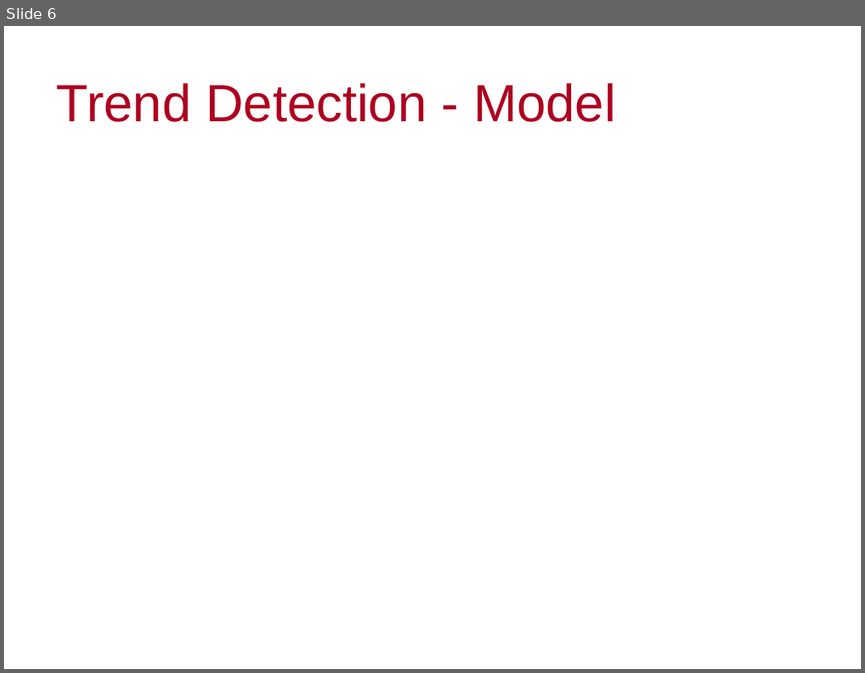
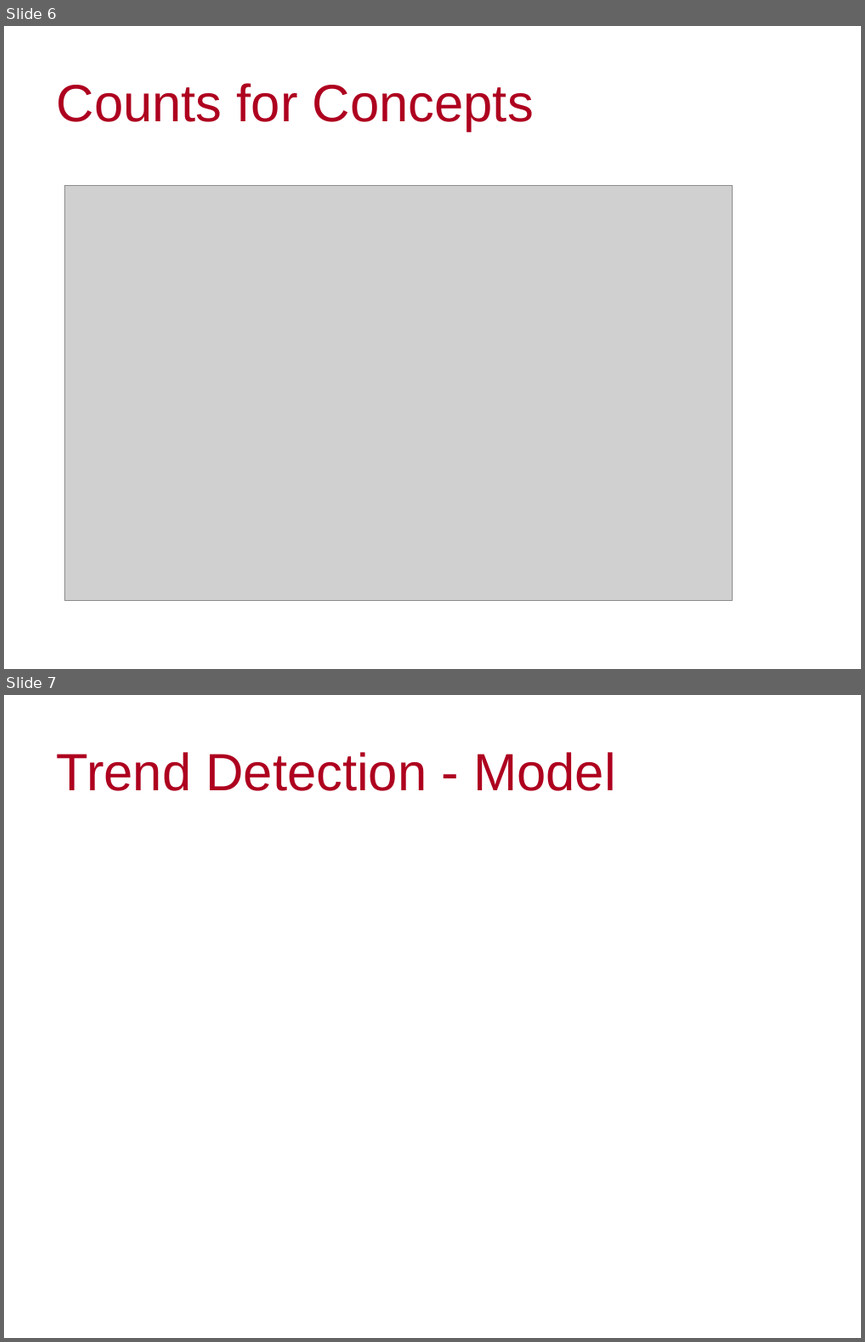
Before and after one commit to Zala/textMining, a slide deck: Presentation.pptx. Shown one above the other, each under a label of ours: slide 6 before the commit, slides 6 and 7 after it. The pictures are 865x673 and 865x1342 pixels, drawn with LibreOffice and Linux fonts; fonts in the diff are those of the drawing; grey boxes stand for pictures; background and template pictures are left out. Boxes give left, top, right and bottom in pixels: in the first picture for what was removed or moved away, otherwise in the second. Text is boxed around its words. In the diff, an @@ line names an element or a change of style, - is before the commit and + after.

```diff
--- a/Presentation.pptx
+++ b/Presentation.pptx
@@ slide 6 added at box(4, 26, 861, 669), background #FFFFFF @@
@@ title added at box(57, 83, 534, 131), 44 pt, text #AE001F @@
+Counts for Concepts
@@ picture added at box(65, 185, 732, 600) @@
@@ what was slide 6 is now slide 7 @@
```
Also in this commit, not shown: 6 slides changed.
